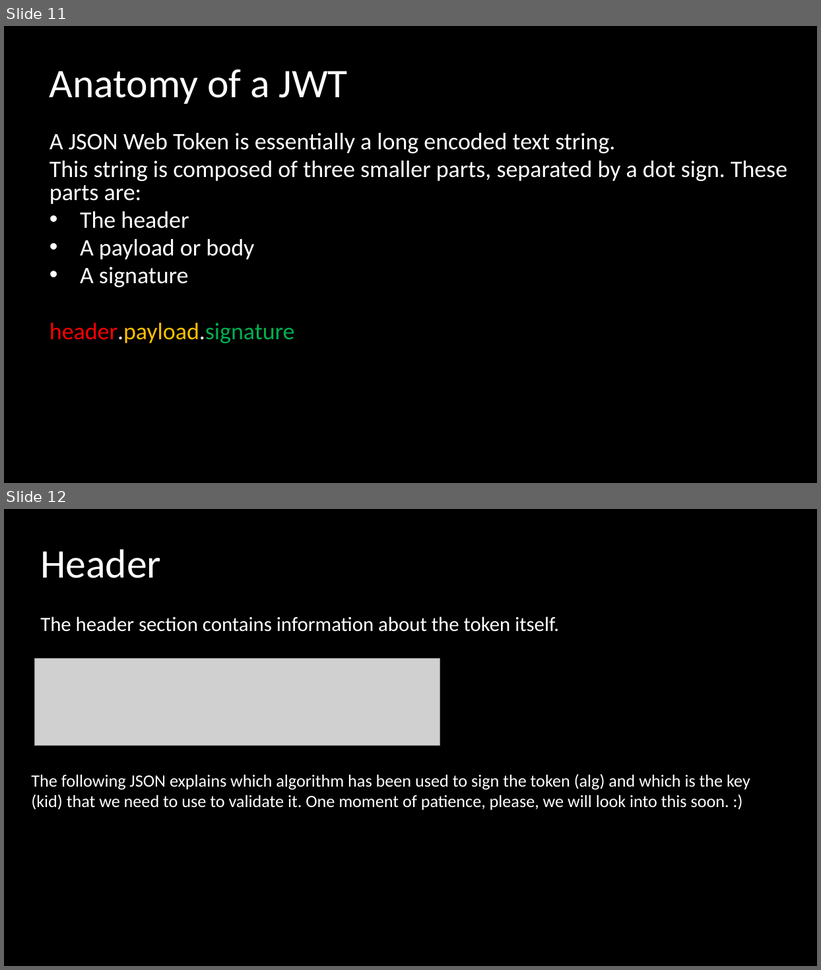
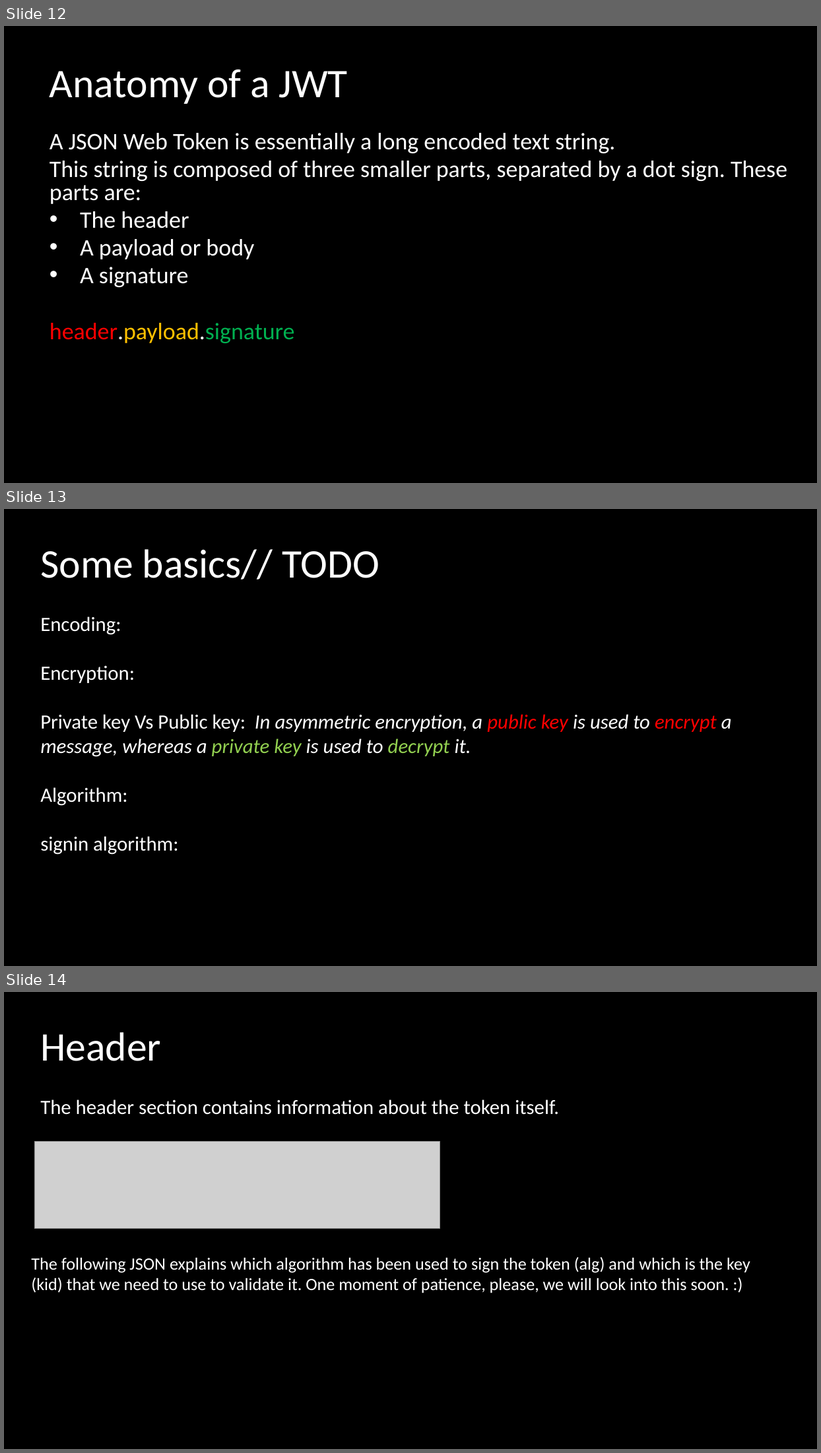
Before and after one commit to asafnaory/nestjs-course, a slide deck: presentations/lecture_jwt.pptx. Shown one above the other, each under a label of ours: slides 11 and 12 before the commit, slides 12, 13 and 14 after it. The pictures are 821x970 and 821x1453 pixels, drawn with LibreOffice and Linux fonts; fonts in the diff are those of the drawing; grey boxes stand for pictures. Boxes give left, top, right and bottom in pixels: in the first picture for what was removed or moved away, otherwise in the second. Text is boxed around its words. In the diff, an @@ line names an element or a change of style, - is before the commit and + after.

```diff
--- a/presentations/lecture_jwt.pptx
+++ b/presentations/lecture_jwt.pptx
@@ slide 13 added at [4,509,817,966], background #000000 @@
@@ title added at [40,549,380,580], 48 pt, text #FFFFFF @@
+Some basics// TODO
@@ text added at [40,617,732,855], 24 pt, text #FFFFFF, italic @@
+Encoding:
+Encryption:
+Private key Vs Public key: In asymmetric encryption, a public key is used to encrypt a message, whereas a private key is used to decrypt it.
+Algorithm:
+signin algorithm:
@@ what was slide 11 is now slide 12 @@
@@ what was slide 12 is now slide 14 @@
```
Also in this commit, not shown: 7 slides changed, 2 other slides added, 9 other files.
